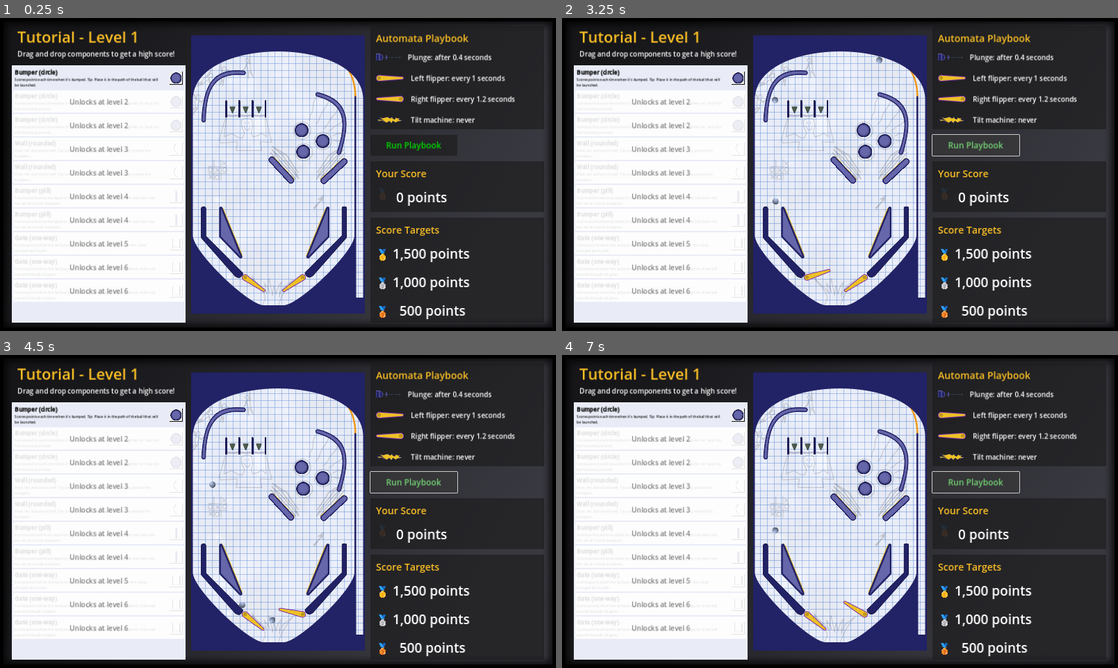
Above: before the commit, frames 1-4 (two rows, left to right).
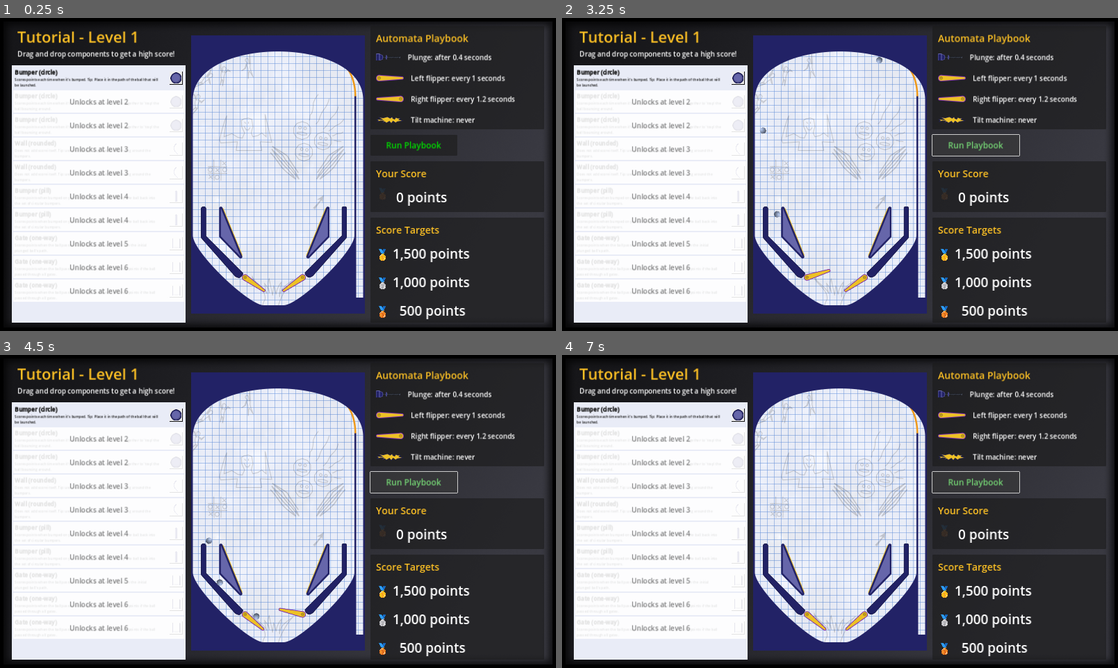
Above: after the commit, the same moments.

Repository: pincrediball/pincrediball
Game: Godot game, scene res://main.tscn
Two runs of this game, one before a commit and one after it. Both use one fixed random seed, a clock stepped at 60 frames per second and the inputs below.
Inputs:
- Up to frame 1 (0.25 s): no input
- Up to frame 2 (3.25 s): click "Run Playbook" at 0.5 s; click "Run Playbook" at 1.25 s; click "Run Playbook" at 2 s
- Up to frame 3 (4.5 s): no input
- Up to frame 4 (7 s): no input

The runs differ from the first frame. In frame 1, 1.1% of the frame differs, in the area x 36-63%, y 16-54%; in frame 2, 1.2%; in frame 3, 1.2%; in frame 4, 1.3%, in the area x 36-63%, y 16-89%.

Commit message:
Remove all test components

Diff:
--- a/src/game/tutorial/machine.tscn
+++ b/src/game/tutorial/machine.tscn
@@ -9,10 +9,6 @@
 [ext_resource type="Texture2D" uid="uid://cs603d3w4khyh" path="res://art/game/tutorial/flipper_lane.png" id="6_lvykr"]
 [ext_resource type="Texture2D" uid="uid://bow6uwf786rd2" path="res://art/game/tutorial/plunger_gate.png" id="7_tk6d3"]
 [ext_resource type="PackedScene" uid="uid://c2ikokn6p8d5d" path="res://game/tutorial/sling.tscn" id="8_hrvvv"]
-[ext_resource type="PackedScene" uid="uid://dc105khs43s1f" path="res://game/tutorial/bumper_circle.tscn" id="9_my46d"]
-[ext_resource type="PackedScene" uid="uid://kvmadlhddsv6" path="res://game/tutorial/bumper_pill.tscn" id="10_jp6k0"]
-[ext_resource type="PackedScene" uid="uid://byehi30jmar2b" path="res://game/tutorial/gate.tscn" id="12_g6mh8"]
-[ext_resource type="PackedScene" uid="uid://b8u0euuf01b5s" path="res://game/tutorial/wall_corner.tscn" id="12_i07d3"]
 
 [sub_resource type="PhysicsMaterial" id="PhysicsMaterial_bg44k"]
 friction = 0.75
@@ -123,41 +119,6 @@
 rotation = -3.14159
 scale = Vector2(1, -1)
 
-[node name="BumperCircle" parent="." groups=["PlayerControlledComponent"] instance=ExtResource("9_my46d")]
-position = Vector2(318, 273)
-
-[node name="BumperCircle2" parent="." groups=["PlayerControlledComponent"] instance=ExtResource("9_my46d")]
-position = Vector2(379, 304)
-
-[node name="BumperCircle3" parent="." groups=["PlayerControlledComponent"] instance=ExtResource("9_my46d")]
-position = Vector2(323, 335)
-
-[node name="BumperPill" parent="." groups=["PlayerControlledComponent"] instance=ExtResource("10_jp6k0")]
-position = Vector2(260, 387)
-rotation = -0.747004
-
-[node name="BumperPill2" parent="." groups=["PlayerControlledComponent"] instance=ExtResource("10_jp6k0")]
-position = Vector2(411, 390)
-rotation = -2.32426
-
-[node name="Gate" parent="." groups=["PlayerControlledComponent"] instance=ExtResource("12_g6mh8")]
-position = Vector2(119, 212)
-
-[node name="Gate2" parent="." groups=["PlayerControlledComponent"] instance=ExtResource("12_g6mh8")]
-position = Vector2(157, 212)
-
-[node name="Gate3" parent="." groups=["PlayerControlledComponent"] instance=ExtResource("12_g6mh8")]
-position = Vector2(195, 212)
-
-[node name="WallCorner" parent="." groups=["PlayerControlledComponent"] instance=ExtResource("12_i07d3")]
-position = Vector2(85, 166)
-rotation = 0.858154
-
-[node name="WallCorner2" parent="." groups=["PlayerControlledComponent"] instance=ExtResource("12_i07d3")]
-position = Vector2(406, 247)
-rotation = 2.63435
-scale = Vector2(1, -1)
-
 [node name="AudioStreamPlayer" type="AudioStreamPlayer" parent="."]
 process_mode = 3
 
Not shown: 1 places in src/game/tutorial/machine.tscn that only renumber resources
